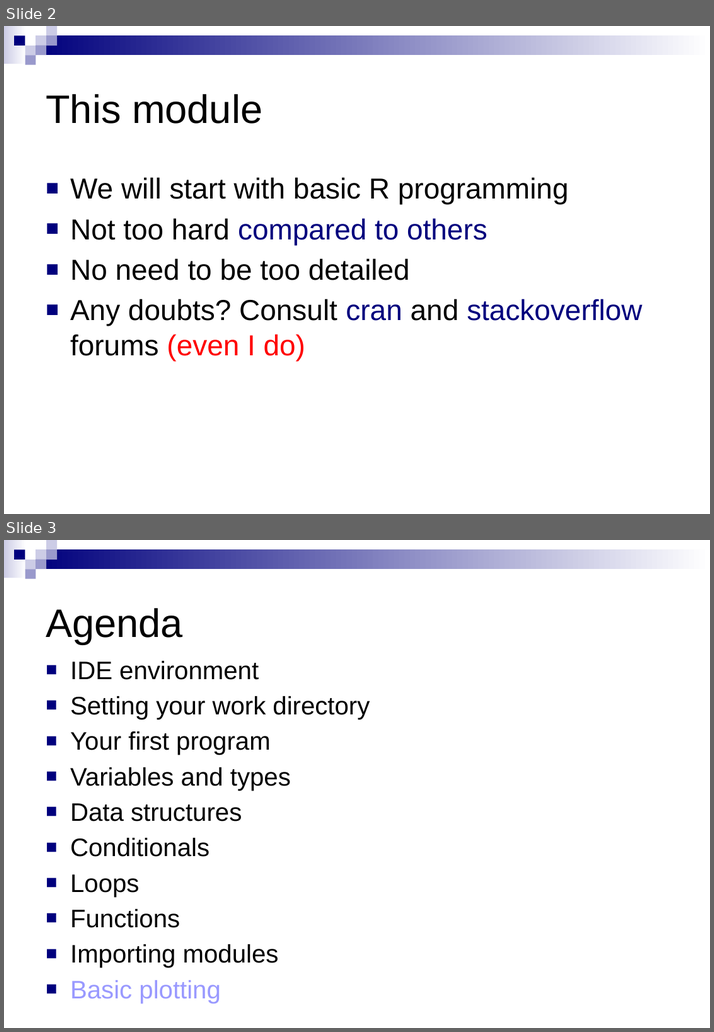
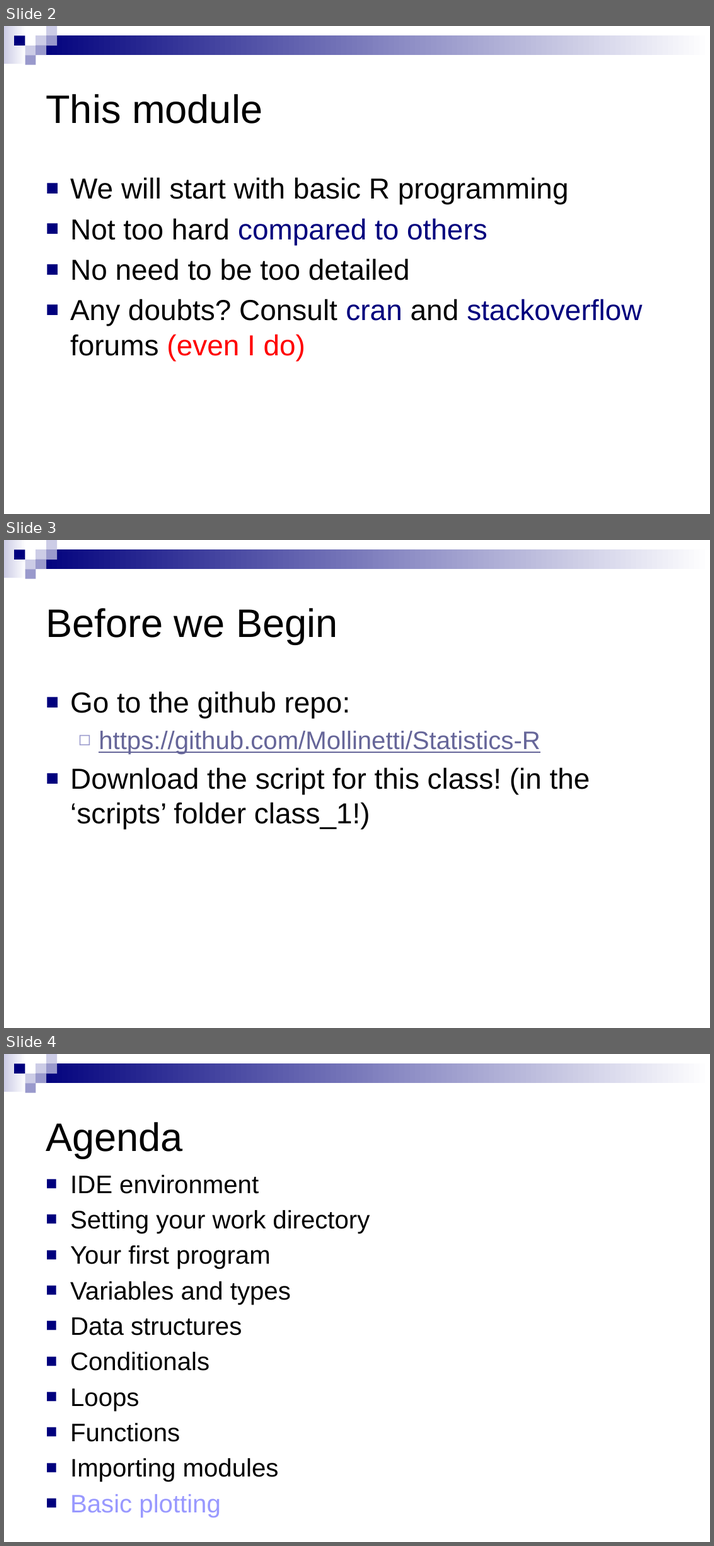
Before and after one commit to Mollinetti/Experiment-Design-R, a slide deck: Class_1.pptx. Shown one above the other, each under a label of ours: slides 2 and 3 before the commit, slides 2, 3 and 4 after it. The pictures are 714x1032 and 714x1546 pixels, drawn with LibreOffice and Linux fonts; fonts in the diff are those of the drawing. Boxes give left, top, right and bottom in pixels: in the first picture for what was removed or moved away, otherwise in the second. Text is boxed around its words. In the diff, an @@ line names an element or a change of style, - is before the commit and + after.

Commit message:
added more content to class 2, tweaked script for class 2

```diff
--- a/Class_1.pptx
+++ b/Class_1.pptx
@@ slide 3 added at bbox=[4, 540, 710, 1028], background #FFFFFF; not listed: 9 template elements that a slide beside it also shows @@
@@ title added at bbox=[46, 608, 338, 644], 44 pt, text #000000 @@
+Before we Begin
@@ text added at bbox=[70, 691, 590, 829], 32 pt, text #000000 @@
+■ Go to the github repo:
+  ◻ https://github.com/Mollinetti/Statistics-R
+■ Download the script for this class! (in the ‘scripts’ folder class_1!)
@@ what was slide 3 is now slide 4 @@
```
Also in this commit, not shown: 1 slide changed, 4 other files.
